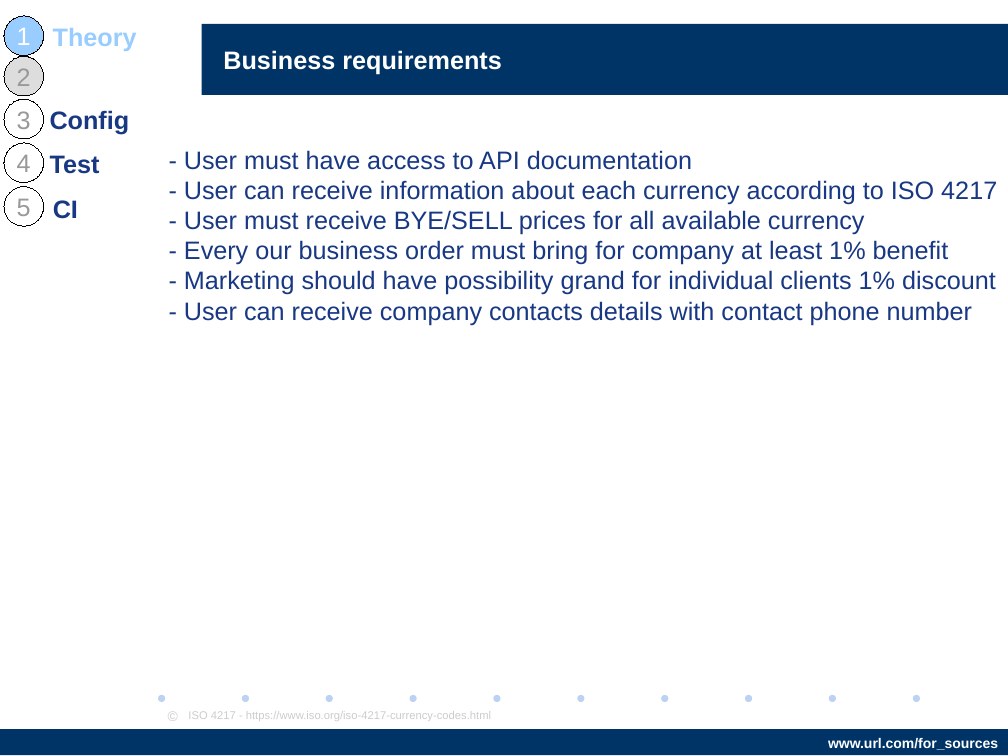
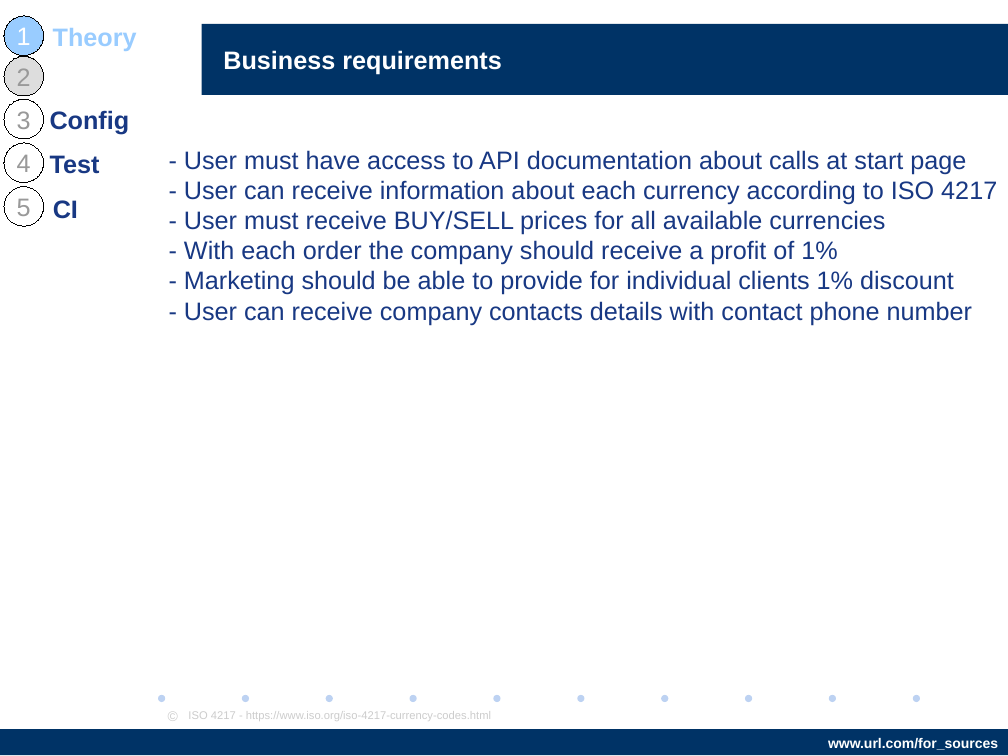
Before and after one commit to AndriiStepura/letslearnapitesting, a slide deck: slide 9 of StartTestingApiWithPostman.odp. Drawn at 1008x756 pixels with LibreOffice and Linux fonts; fonts in the diff are those of the drawing; background and template pictures are left out. Boxes give left, top, right and bottom in pixels: in the first picture for what was removed or moved away, otherwise in the second. Text is boxed around its words. In the diff, an @@ line names an element or a change of style, - is before the commit and + after.

```diff
--- a/StartTestingApiWithPostman.odp
+++ b/StartTestingApiWithPostman.odp
@@ text at [184, 150, 966, 174]: text changed @@
-- User must have access to API documentation
+- User must have access to API documentation about calls at start page
@@ text at [184, 210, 954, 295]: text changed @@
-- User must receive BYE/SELL prices for all available currency
-- Every our business order must bring for company at least 1% benefit
-- Marketing should have possibility grand for individual clients 1% discount
+- User must receive BUY/SELL prices for all available currencies
+- With each order the company should receive a profit of 1%
+- Marketing should be able to provide for individual clients 1% discount
```
Also in this commit, not shown: 8 other slides changed, 9 slides added, 7 other files.
